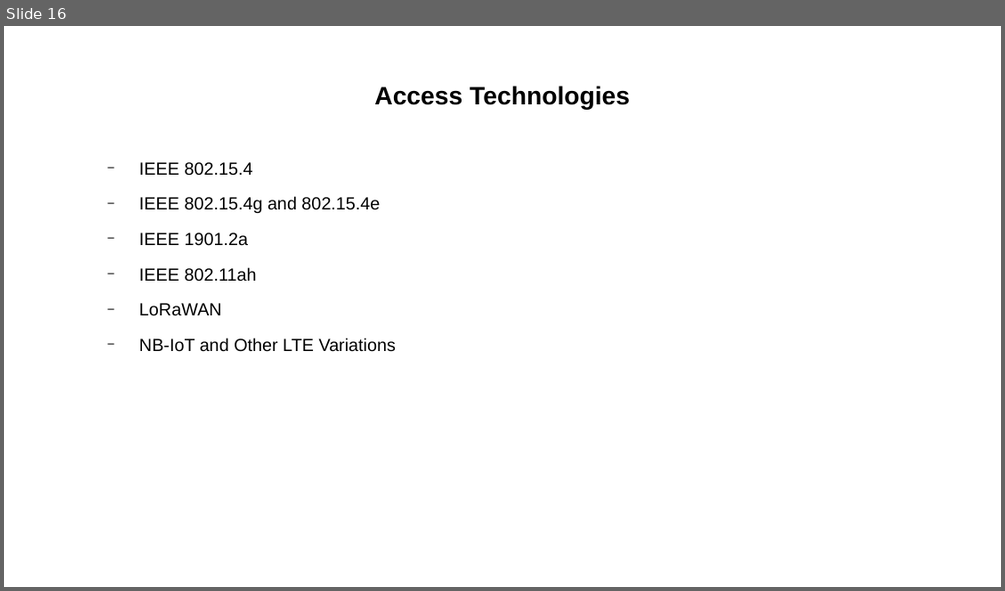
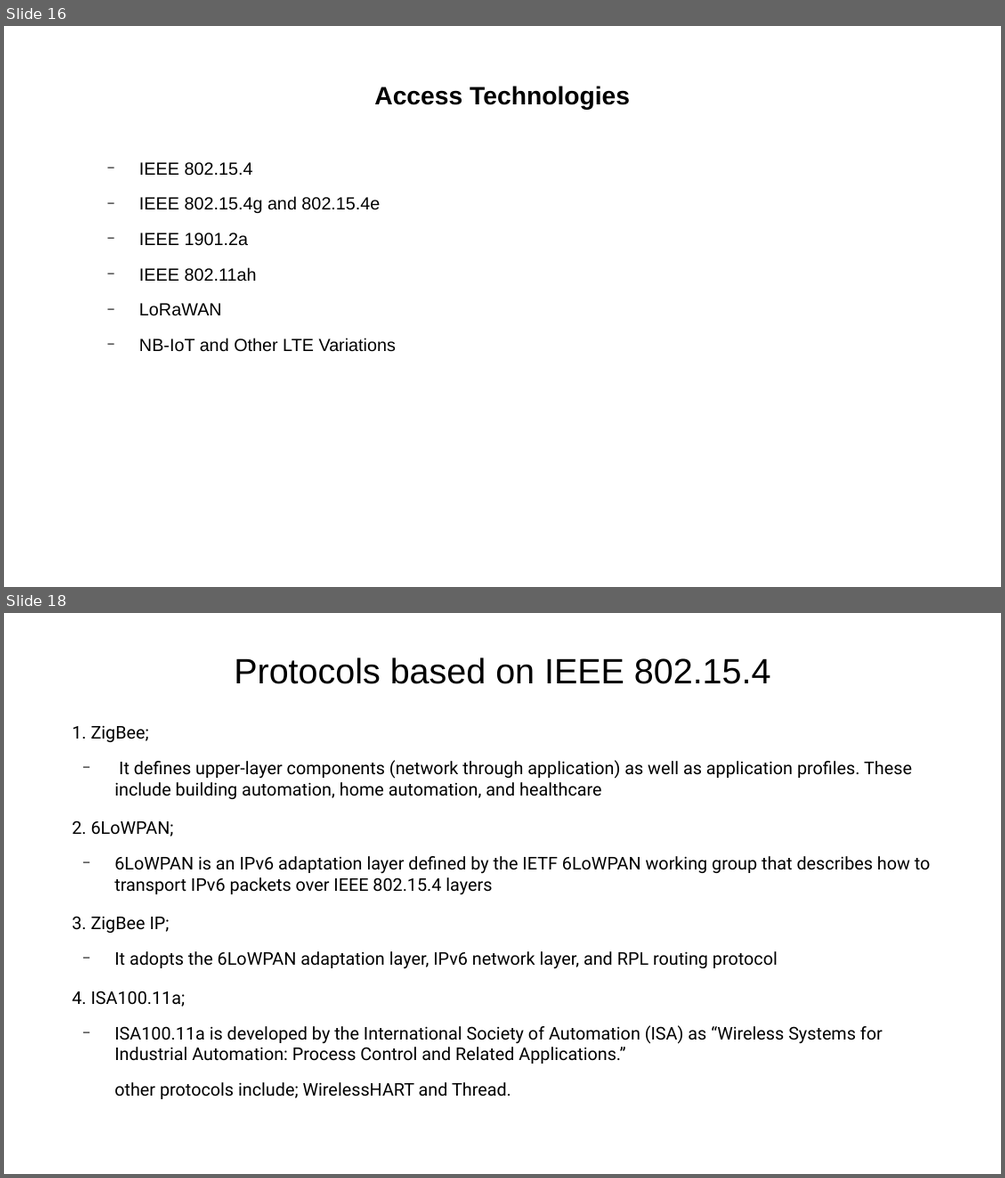
Before and after one commit to Dihfahsih1/Masters-Software-Engineering, a slide deck: yr-sem1/IoT/chapter-4-slides.odp. Shown one above the other, each under a label of ours: slide 16 before the commit, slides 16 and 18 after it; the slides between them are not shown. The pictures are 1005x591 and 1005x1178 pixels, drawn with LibreOffice and Linux fonts; fonts in the diff are those of the drawing. Boxes give left, top, right and bottom in pixels: in the first picture for what was removed or moved away, otherwise in the second. Text is boxed around its words. In the diff, an @@ line names an element or a change of style, - is before the commit and + after.

```diff
--- a/yr-sem1/IoT/chapter-4-slides.odp
+++ b/yr-sem1/IoT/chapter-4-slides.odp
@@ slide 18 added at <box>4,613,1001,1174</box>, background #FFFFFF @@
@@ title added at <box>234,657,771,684</box>, 28 pt, text #000000 @@
+Protocols based on IEEE 802.15.4
@@ text added at <box>72,725,930,1099</box>, 14 pt, text #000000 @@
+1. ZigBee;
+  − It defines upper-layer components (network through application) as well as application profiles. These include building automation, home automation, and healthcare
+2. 6LoWPAN;
+  − 6LoWPAN is an IPv6 adaptation layer defined by the IETF 6LoWPAN working group that describes how to transport IPv6 packets over IEEE 802.15.4 layers
+3. ZigBee IP;
+  − It adopts the 6LoWPAN adaptation layer, IPv6 network layer, and RPL routing protocol
+4. ISA100.11a;
+  − ISA100.11a is developed by the International Society of Automation (ISA) as “Wireless Systems for Industrial Automation: Process Control and Related Applications.”
+  other protocols include; WirelessHART and Thread.
```
Also in this commit, not shown: 15 other slides added, 4 other files.
